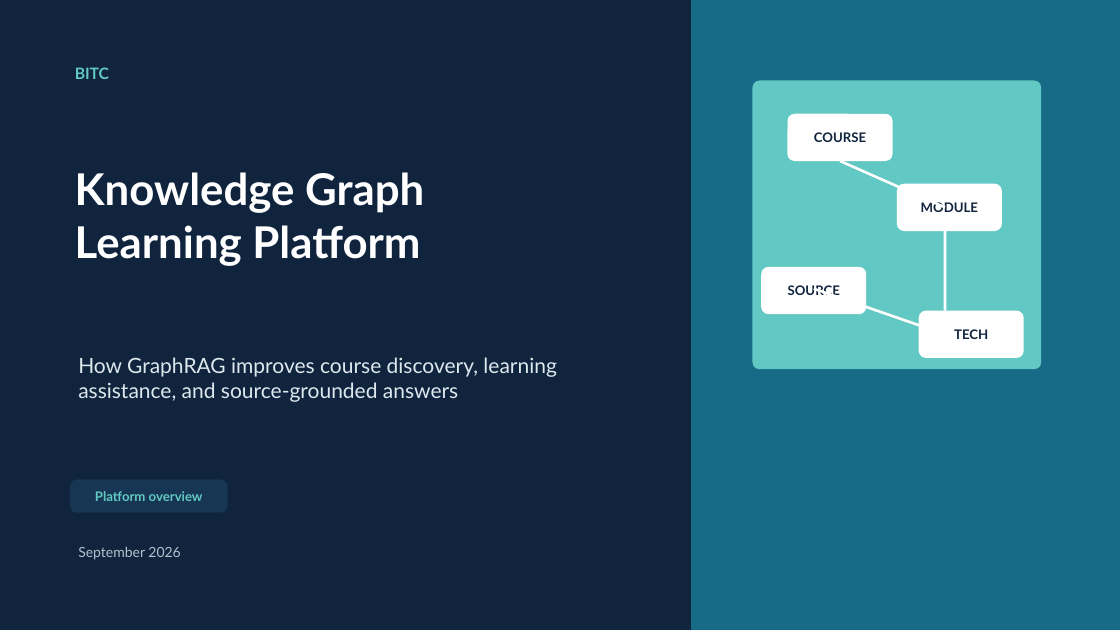
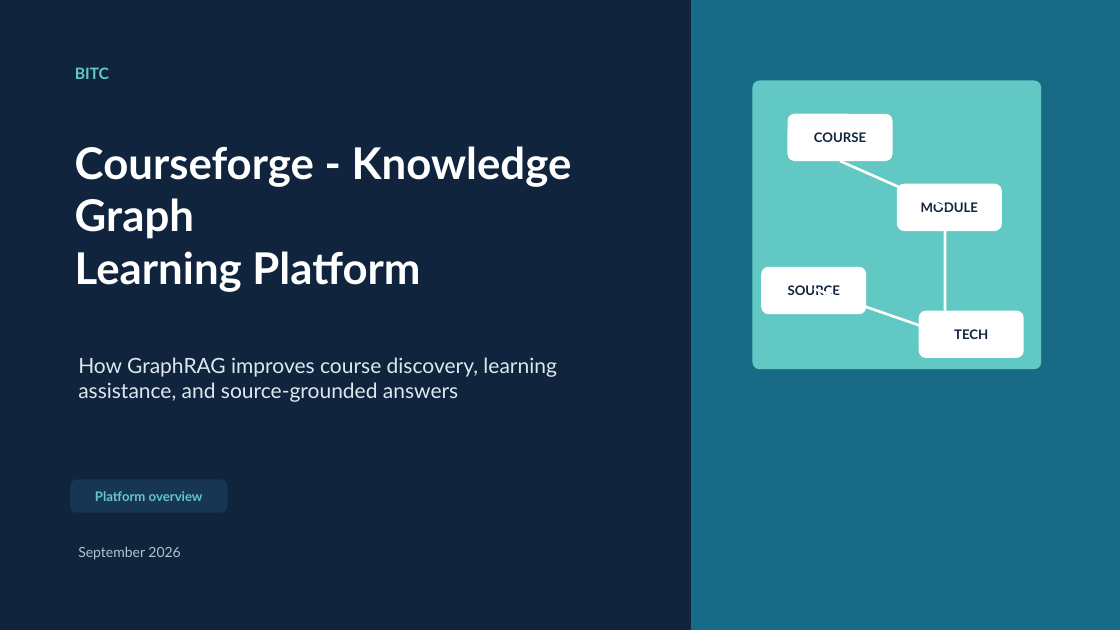
Before and after one commit to DeccansoftAITeam/BITC-Graph-Chatbot, a slide deck: slide 1 of docs/BITC-GraphRAG-Platform-Overview-Final.pptx. Drawn at 1120x630 pixels with LibreOffice and Linux fonts; fonts in the diff are those of the drawing. Boxes give left, top, right and bottom in pixels: in the first picture for what was removed or moved away, otherwise in the second. Text is boxed around its words. In the diff, an @@ line names an element or a change of style, - is before the commit and + after.

Commit message:
Update GraphRAG platform overview presentation

```diff
--- a/docs/BITC-GraphRAG-Platform-Overview-Final.pptx
+++ b/docs/BITC-GraphRAG-Platform-Overview-Final.pptx
@@ text at (x1=75, y1=146, x2=572, y2=239): text changed @@
-Knowledge Graph
+Courseforge - Knowledge Graph
```
Also in this commit, not shown: 8 other slides changed, 3 slides added.
